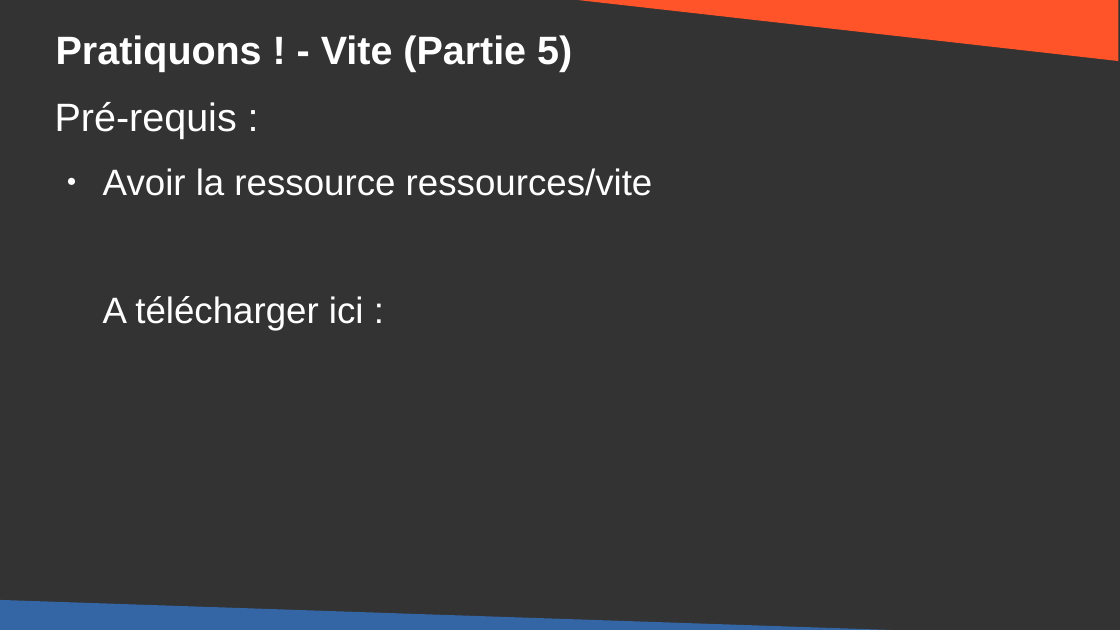
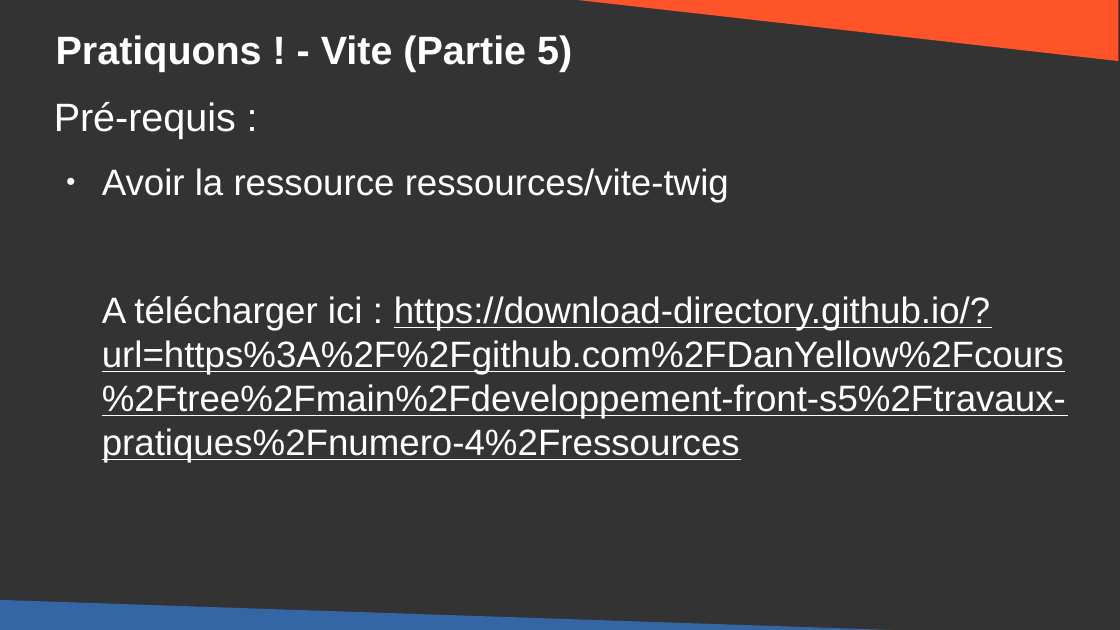
Before and after one commit to DanYellow/cours, a slide deck: slide 50 of developpement-front-s5/travaux-pratiques/numero-4/presentation.odp. Drawn at 1120x630 pixels with LibreOffice and Linux fonts; fonts in the diff are those of the drawing. Boxes give left, top, right and bottom in pixels: in the first picture for what was removed or moved away, otherwise in the second. Text is boxed around its words. In the diff, an @@ line names an element or a change of style, - is before the commit and + after.

Commit message:
developpement-front-s5 - Add build with vite slides

```diff
--- a/developpement-front-s5/travaux-pratiques/numero-4/presentation.odp
+++ b/developpement-front-s5/travaux-pratiques/numero-4/presentation.odp
@@ text at (x1=102, y1=168, x2=1066, y2=462): text changed @@
-● Avoir la ressource ressources/vite
-A télécharger ici :
+● Avoir la ressource ressources/vite-twig
+A télécharger ici : https://download-directory.github.io/?url=https%3A%2F%2Fgithub.com%2FDanYellow%2Fcours%2Ftree%2Fmain%2Fdeveloppement-front-s5%2Ftravaux-pratiques%2Fnumero-4%2Fressources
```
Also in this commit, not shown: 6 other slides changed, 2 slides added, 1 other file.
